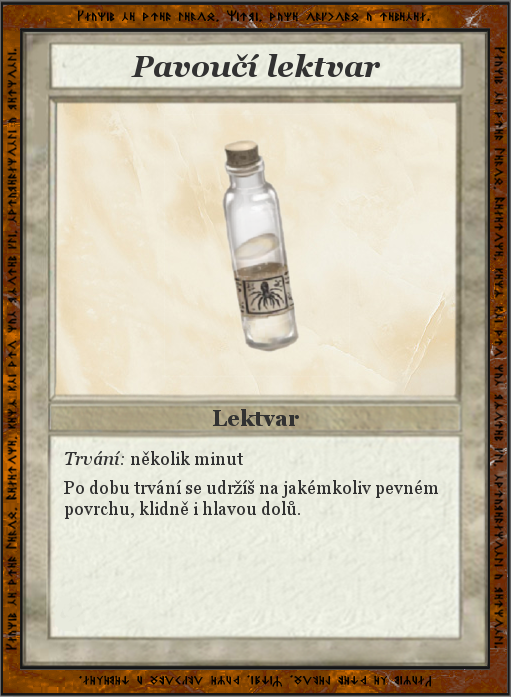
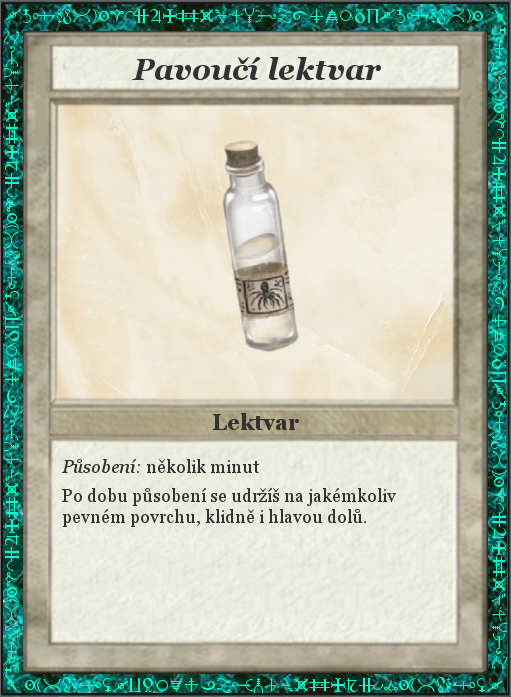
Before/after of a (511, 697) layered artwork. What changed in the layer stack:
painted on "Pavoučí lektvar" over box(131, 54, 381, 80)
moved "Lektvar" above "Působení: několik minut ...", painted on it over box(213, 409, 299, 430)
renamed "Trvání: několik minut ..." to "Působení: několik minut ...", painted on it over box(61, 451, 438, 527)
removed layer "Dwarven Rune Frame" over box(0, 0, 511, 697)
added layer "abcdefghijklmnopqrstuvwzabcdef... #1" above "abcdefghijklmnopqrstuvwzabcdef... #3" over box(25, 677, 503, 693)
added layer "abcdefghijklmnopqrstuvwzabcdef... #3" above "abcdefghijklmnopqrstuvwzabcdef... #2" over box(4, 31, 20, 691)
added layer "abcdefghijklmnopqrstuvwzabcdef... #2" above "abcdefghijklmnopqrstuvwzabcdef..." over box(491, 9, 507, 669)
added layer "abcdefghijklmnopqrstuvwzabcdef..." above "OuterBorder" over box(5, 8, 483, 24)
added layer "OuterBorder" above "MarbleFrame" over box(0, 0, 511, 697)
added layer "MarbleFrame" above "Card" over box(0, 0, 511, 697)
painted on "Card" over box(0, 0, 511, 697)
removed layer "Dwarven_marble_background.jpg" over box(13, 0, 511, 697)
added layer "Marble Background" over box(13, 0, 511, 697)
